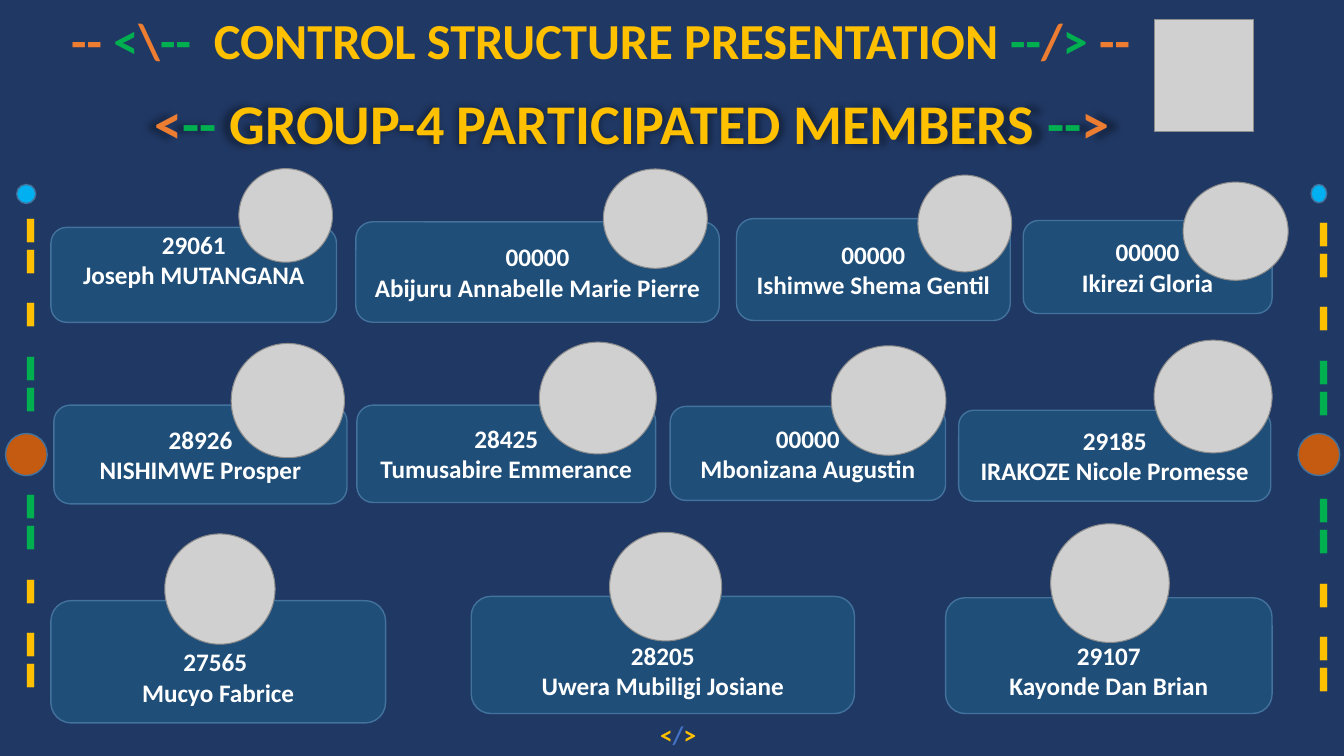
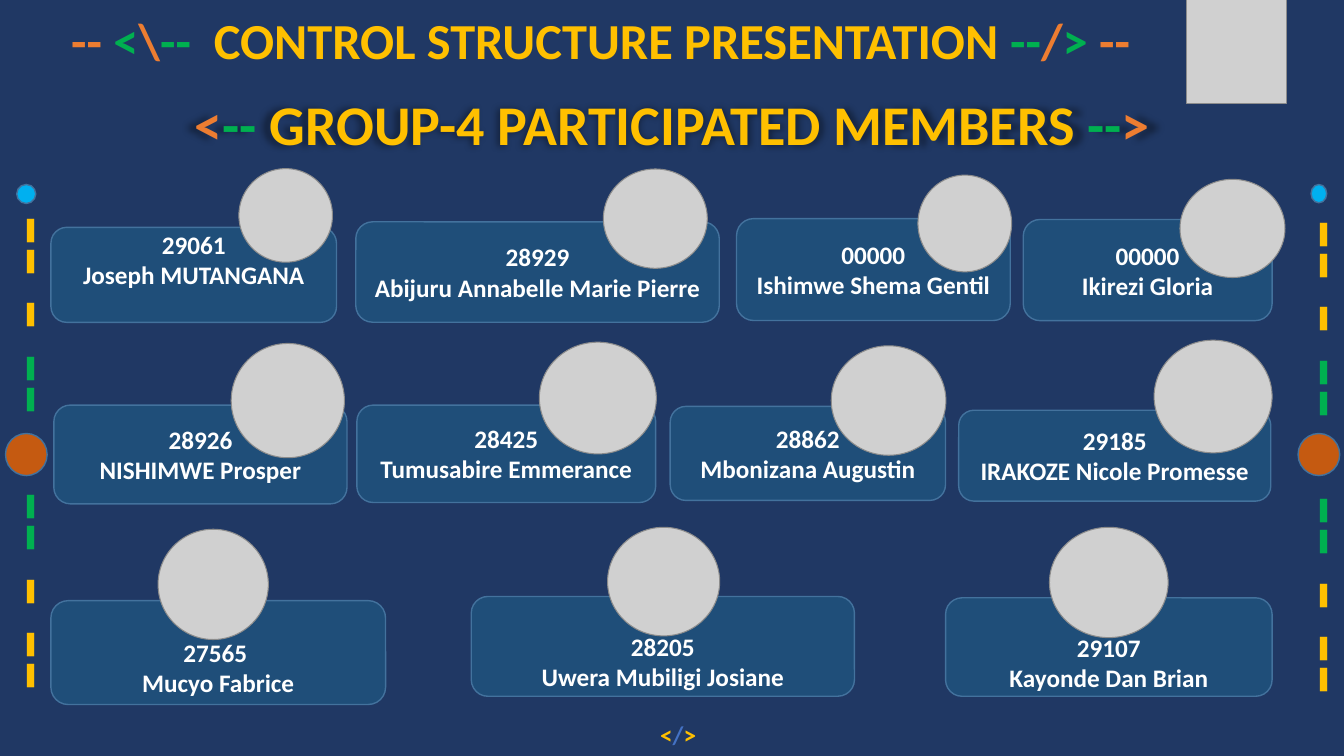
Before and after one commit to mutanganajoseph/Documents, a slide deck: slide 1 of auca/Sem-3/ICP/Assignment/Solution/Control_Structure.pptx. Drawn at 1344x756 pixels with LibreOffice and Linux fonts; fonts in the diff are those of the drawing; grey boxes stand for pictures. Boxes give left, top, right and bottom in pixels: in the first picture for what was removed or moved away, otherwise in the second. Text is boxed around its words. In the diff, an @@ line names an element or a change of style, - is before the commit and + after.

Commit message:
updates

```diff
--- a/auca/Sem-3/ICP/Assignment/Solution/Control_Structure.pptx
+++ b/auca/Sem-3/ICP/Assignment/Solution/Control_Structure.pptx
@@ picture: place and size @@
-picture at box(1154, 19, 1254, 131)
+picture at box(1187, 0, 1287, 104)
@@ text "<-- GROUP-4 PARTICIPATED MEMBERS -->": place and size @@
-text "<-- GROUP-4 PARTICIPATED MEMBERS -->" at box(230, 107, 1034, 145)
+text "<-- GROUP-4 PARTICIPATED MEMBERS -->" at box(270, 108, 1074, 146)
@@ rounded rectangle "00000": place and size @@
-rounded rectangle "00000" at box(1023, 221, 1272, 314)
+rounded rectangle "00000" at box(1023, 220, 1272, 321)
@@ text in rounded rectangle at box(506, 248, 570, 266): text changed @@
-00000
+28929
@@ text in rounded rectangle at box(776, 427, 840, 448): text changed @@
-00000
+28862
@@ picture: place and size @@
-picture at box(164, 534, 274, 644)
+picture at box(158, 529, 268, 639)
@@ picture: place and size @@
-picture at box(610, 532, 722, 641)
+picture at box(608, 527, 720, 636)
@@ picture: place and size @@
-picture at box(1051, 524, 1170, 643)
+picture at box(1050, 527, 1169, 637)
@@ rounded rectangle "28205": place and size @@
-rounded rectangle "28205" at box(472, 597, 855, 714)
+rounded rectangle "28205" at box(472, 597, 855, 697)
@@ rounded rectangle "29107": place and size @@
-rounded rectangle "29107" at box(946, 598, 1272, 714)
+rounded rectangle "29107" at box(946, 598, 1272, 697)
@@ rounded rectangle "27565": place and size @@
-rounded rectangle "27565" at box(50, 601, 385, 723)
+rounded rectangle "27565" at box(50, 601, 385, 705)
```
Also in this commit, not shown: 1 other slide changed.
